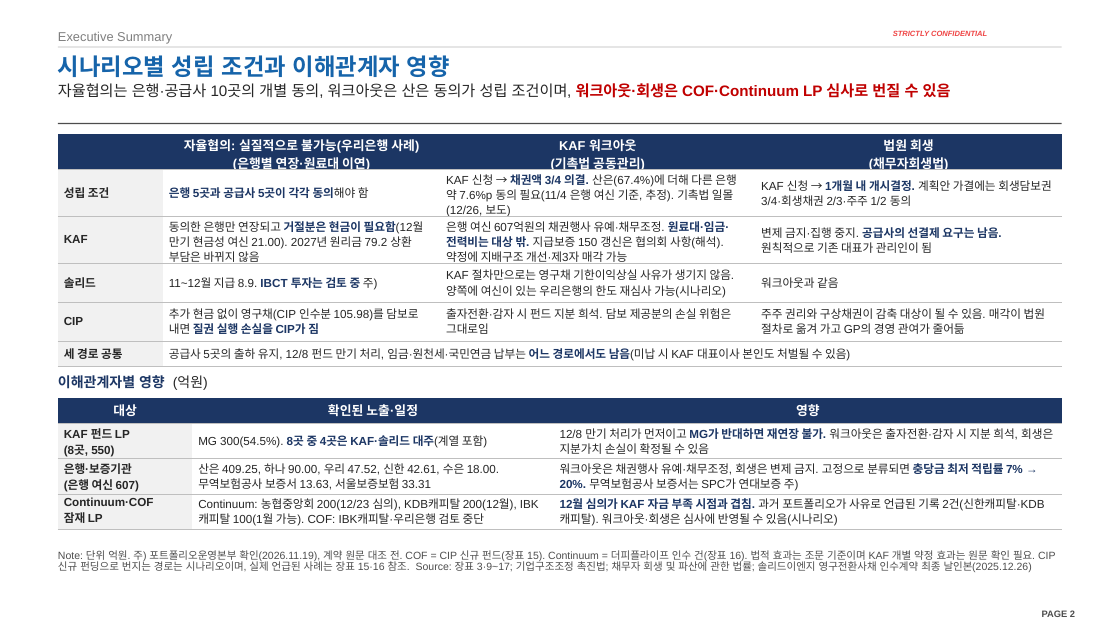
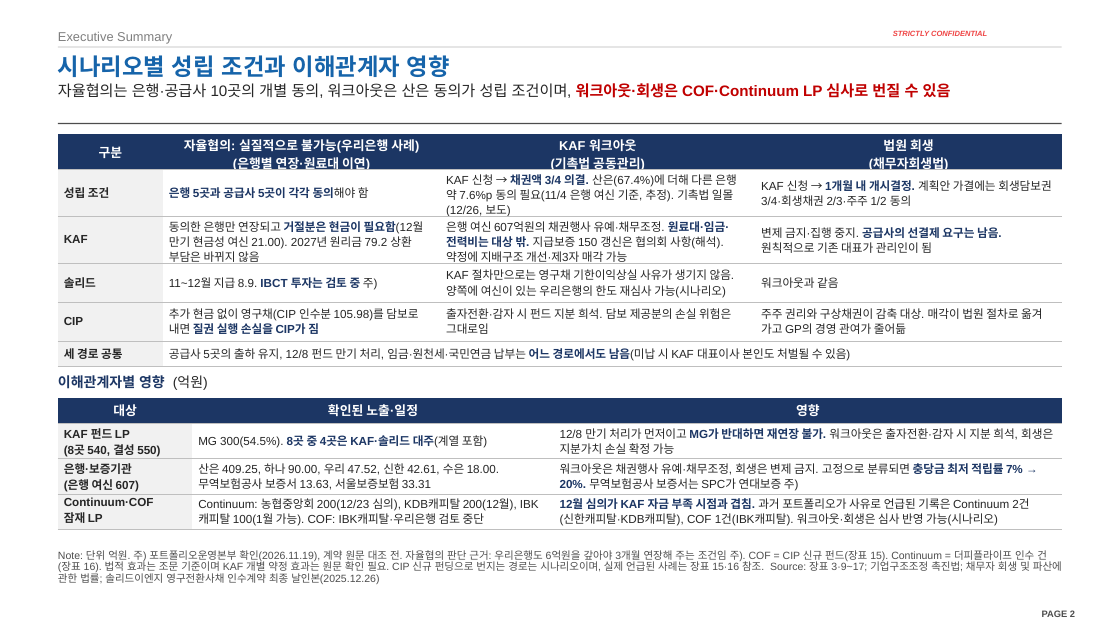
Before and after one commit to jogyesung/GS-Secretary, a slide deck: slide 2 of outputs/CIP_KAF_솔리드_자금조달차질_시나리오_20261120v3.pptx. Drawn at 1120x630 pixels with LibreOffice and Linux fonts; fonts in the diff are those of the drawing; background and template pictures are left out. Boxes give left, top, right and bottom in pixels: in the first picture for what was removed or moved away, otherwise in the second. Text is boxed around its words. In the diff, an @@ line names an element or a change of style, - is before the commit and + after.

```diff
--- a/outputs/CIP_KAF_솔리드_자금조달차질_시나리오_20261120v3.pptx
+++ b/outputs/CIP_KAF_솔리드_자금조달차질_시나리오_20261120v3.pptx
@@ table at <box>58,134,1062,366</box> @@
-row 1, column 1: 
+row 1, column 1: 구분
-row 5, column 4: 주주 권리와 구상채권이 감축 대상이 될 수 있음. 매각이 법원 절차로 옮겨 가고 GP의 경영 관여가 줄어듦
+row 5, column 4: 주주 권리와 구상채권이 감축 대상. 매각이 법원 절차로 옮겨 가고 GP의 경영 관여가 줄어듦
@@ table at <box>58,398,1062,530</box> @@
-row 2, column 1: KAF 펀드 LP / (8곳, 550)
+row 2, column 1: KAF 펀드 LP / (8곳 540, 결성 550)
-row 2, column 3: 12/8 만기 처리가 먼저이고 MG가 반대하면 재연장 불가. 워크아웃은 출자전환·감자 시 지분 희석, 회생은 지분가치 손실이 확정될 수 있음
+row 2, column 3: 12/8 만기 처리가 먼저이고 MG가 반대하면 재연장 불가. 워크아웃은 출자전환·감자 시 지분 희석, 회생은 지분가치 손실 확정 가능
-row 4, column 3: 12월 심의가 KAF 자금 부족 시점과 겹침. 과거 포트폴리오가 사유로 언급된 기록 2건(신한캐피탈·KDB캐피탈). 워크아웃·회생은 심사에 반영될 수 있음(시나리오)
+row 4, column 3: 12월 심의가 KAF 자금 부족 시점과 겹침. 과거 포트폴리오가 사유로 언급된 기록은 Continuum 2건(신한캐피탈·KDB캐피탈), COF 1건(IBK캐피탈). 워크아웃·회생은 심사 반영 가능(시나리오)
@@ text at <box>58,550,1062,584</box>: text changed @@
-Note: 단위 억원. 주) 포트폴리오운영본부 확인(2026.11.19), 계약 원문 대조 전. COF = CIP 신규 펀드(장표 15). Continuum = 더피플라이프 인수 건(장표 16). 법적 효과는 조문 기준이며 KAF 개별 약정 효과는 원문 확인 필요. CIP 신규 펀딩으로 번지는 경로는 시나리오이며, 실제 언급된 사례는 장표 15·16 참조. Source: 장표 3·9~17; 기업구조조정 촉진법; 채무자 회생 및 파산에 관한 법률; 솔리드이엔지 영구전환사채 인수계약 최종 날인본(2025.12.26)
+Note: 단위 억원. 주) 포트폴리오운영본부 확인(2026.11.19), 계약 원문 대조 전. 자율협의 판단 근거: 우리은행도 6억원을 갚아야 3개월 연장해 주는 조건임 주). COF = CIP 신규 펀드(장표 15). Continuum = 더피플라이프 인수 건(장표 16). 법적 효과는 조문 기준이며 KAF 개별 약정 효과는 원문 확인 필요. CIP 신규 펀딩으로 번지는 경로는 시나리오이며, 실제 언급된 사례는 장표 15·16 참조. Source: 장표 3·9~17; 기업구조조정 촉진법; 채무자 회생 및 파산에 관한 법률; 솔리드이엔지 영구전환사채 인수계약 최종 날인본(2025.12.26)
```
Also in this commit, not shown: 15 other slides changed, 1 other file.
